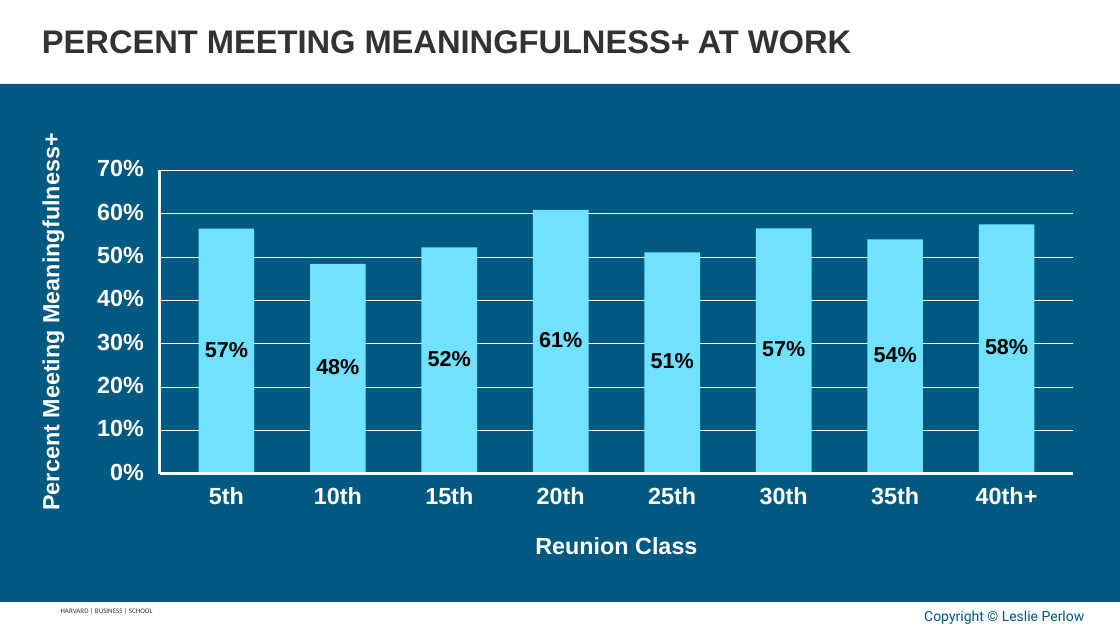
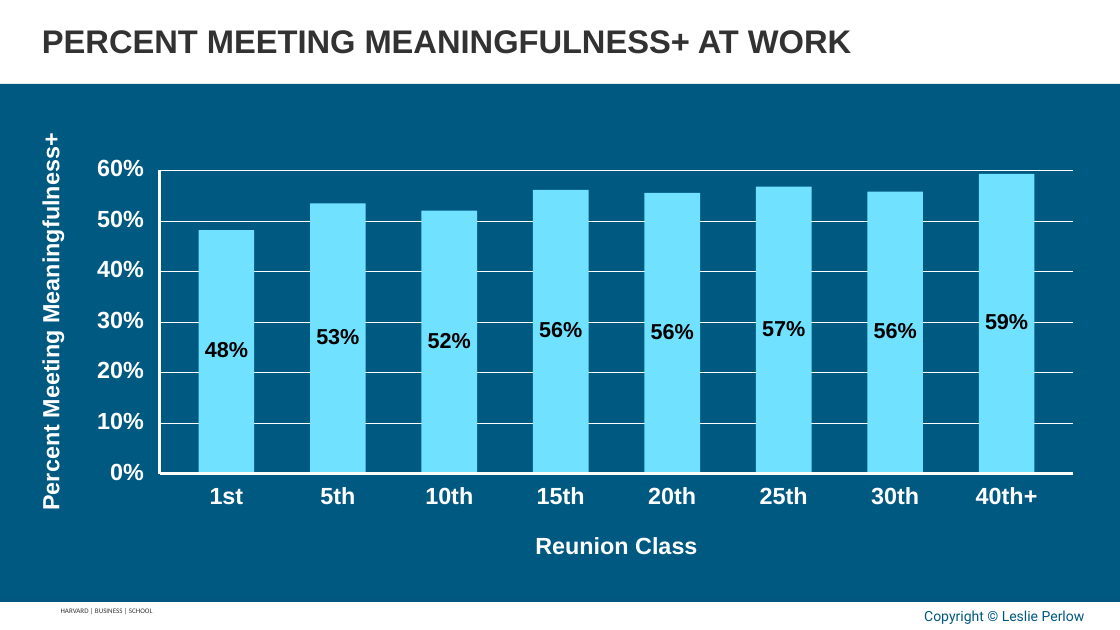
Before and after one commit to APPLITICS/lifematrix-deck-automation, a slide deck: slide 24 of outputs/generated_slides.pptx. Drawn at 1120x630 pixels with LibreOffice and Linux fonts; fonts in the diff are those of the drawing; background and template pictures are left out. Boxes give left, top, right and bottom in pixels: in the first picture for what was removed or moved away, otherwise in the second. Text is boxed around its words. In the diff, an @@ line names an element or a change of style, - is before the commit and + after.

```diff
--- a/outputs/generated_slides.pptx
+++ b/outputs/generated_slides.pptx
@@ text "60%": place and size @@
-text "60%" at [97, 203, 144, 221]
+text "60%" at [97, 159, 144, 177]
@@ rectangle: place and size @@
-rectangle at [979, 224, 1034, 474]
+rectangle at [979, 174, 1034, 474]
@@ rectangle: place and size @@
-rectangle at [310, 264, 365, 474]
+rectangle at [310, 203, 365, 474]
@@ rectangle: place and size @@
-rectangle at [533, 210, 588, 474]
+rectangle at [533, 190, 588, 474]
@@ rectangle: place and size @@
-rectangle at [644, 252, 700, 473]
+rectangle at [644, 193, 700, 474]
@@ rectangle: place and size @@
-rectangle at [756, 229, 812, 474]
+rectangle at [756, 187, 812, 473]
@@ rectangle: place and size @@
-rectangle at [868, 239, 923, 474]
+rectangle at [868, 192, 923, 474]
@@ text "50%": place and size @@
-text "50%" at [97, 246, 144, 264]
+text "50%" at [97, 210, 144, 228]
@@ freeform shape: place and size @@
-freeform shape at [160, 213, 1074, 213]
+freeform shape at [160, 221, 1074, 221]
@@ rectangle: place and size @@
-rectangle at [422, 248, 477, 474]
+rectangle at [422, 211, 477, 474]
@@ text "40%": place and size @@
-text "40%" at [97, 289, 144, 307]
+text "40%" at [97, 260, 144, 278]
@@ freeform shape: place and size @@
-freeform shape at [160, 257, 1074, 257]
+freeform shape at [160, 271, 1074, 271]
@@ 3 texts, 1 freeform shape: place and size @@
-3 texts, 1 freeform shape at [97, 333, 1074, 367]
+3 texts, 1 freeform shape at [97, 311, 1074, 349]
@@ text "48%": place and size @@
-text "48%" at [316, 359, 359, 375]
+text "48%" at [205, 342, 248, 358]
@@ text "20%": place and size @@
-text "20%" at [97, 376, 144, 394]
+text "20%" at [97, 361, 144, 379]
@@ freeform shape: place and size @@
-freeform shape at [160, 387, 1074, 387]
+freeform shape at [160, 372, 1074, 372]
@@ text "10%": place and size @@
-text "10%" at [97, 419, 144, 437]
+text "10%" at [97, 412, 144, 430]
@@ freeform shape: place and size @@
-freeform shape at [160, 430, 1074, 430]
+freeform shape at [160, 423, 1074, 423]
@@ group added at [210, 314, 1028, 505]: 6 texts @@
+53%
+56%
+56%
+56%
+59%
+1st
@@ 6 texts: place and size @@
-6 texts at [209, 487, 808, 505]
+6 texts at [320, 487, 919, 505]
@@ group removed at [97, 159, 1074, 505]: 7 texts, 1 freeform shape @@
-57%
-61%
-51%
-54%
-58%
-70%
-35th
```
Also in this commit, not shown: 19 other slides changed, 4 other files.
